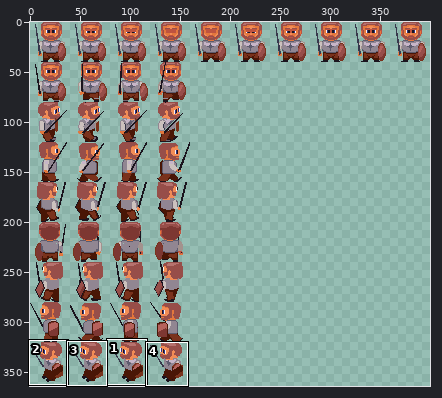
Sprite sheet, stored at images/warrior.png. Above: a wide view before the commit, with the close-up outlined.
Close-up. Earlier state:
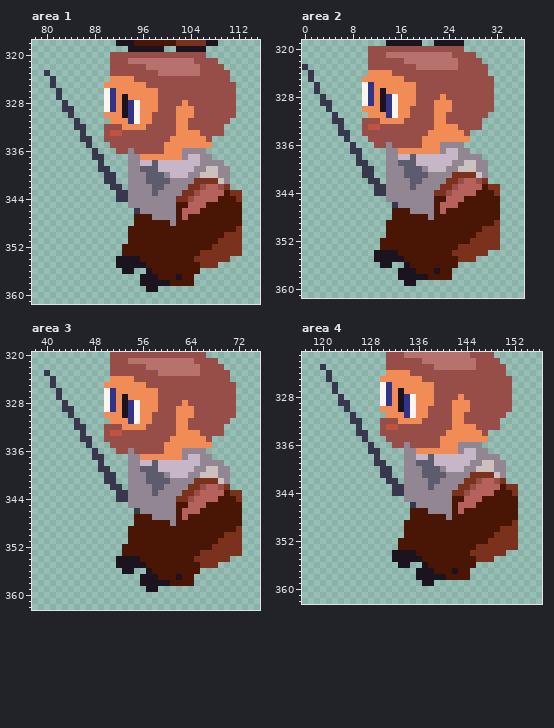
The file is 400x400 pixels. Shown: area 1: x 78..115, y 318..361; area 2: x 0..36, y 319..361; area 3: x 38..75, y 320..362; area 4: x 117..156, y 321..362. The wide view leaves out empty margins.
The same view after the edit:
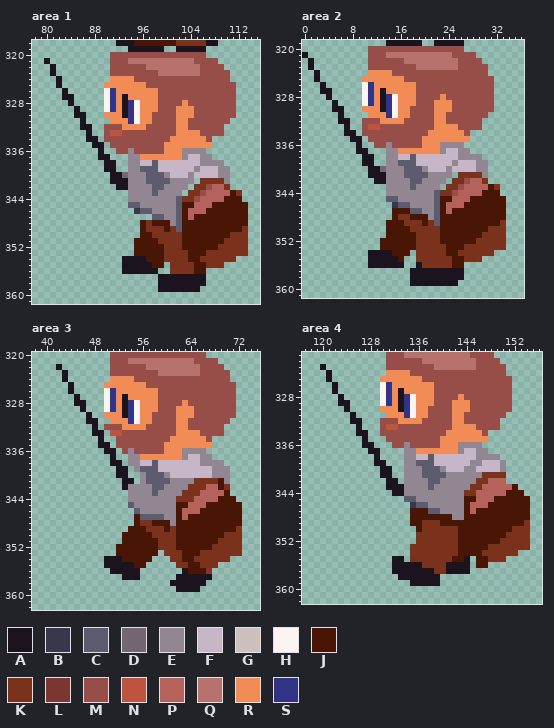
Palette (. is transparent): A #1b141e  B #38384c  C #5d5b6e  D #726773  E #918692  F #c7b5c8  G #ccc1be  H #fdf5f1  J #491606  K #7a321c  L #7d3732  M #974e49  N #be5340  P #b6625c  Q #b7726e  R #f28c56  S #303386
Commit message: Warrior walk complete
Edits made:
Area 1:
y 321: x 80 . -> A
y 322: x 81 . -> A
y 323: x 80..81 B. -> .A
y 324..325: x 81..82 B. -> .A
y 326: x 82..83 B. -> .A
y 327: x 82..84 B.. -> .AA
y 328: x 83..84 B. -> .A
y 329: x 83..85 BB. -> ..A
y 330: x 84..86 B.. -> .AA
y 331: x 85..86 B. -> .A
y 332: x 85..87 BB. -> .AA
y 333: x 86..87 B. -> .A
y 334: x 86..88 BB. -> .AA
y 335: x 87..89 B.. -> .AA
y 336: x 88..89 B. -> .A
y 337: x 88..90 BB. -> .AA
y 338: x 89..91 B.. -> .AA
y 339: x 89..91 BB. -> .AA; x 106..108 EGG -> FFF
y 340: x 90..93 BB.. -> .AAD; x 105..108 EGGG -> FFFF
y 341: x 90..93 BB.. -> .AAA; x 105 K -> .; x 109 G -> K
y 342: x 91..93 BB. -> .AA; x 104 K -> .; x 106..107 MP -> KM; x 109 M -> P
y 343: x 92..93 BB -> ..; x 103 K -> .; x 105..106 MP -> KM; x 110..111 JK -> PJ
y 344: x 92..93 BB -> ..; x 102 K -> C; x 104..105 MP -> KM; x 109 J -> P; x 112 K -> J
y 345: x 94..95 EE -> CC; x 102 J -> C; x 104 P -> J; x 107 J -> P; x 113 . -> J
y 346: x 96..97 EE -> CC; x 102..103 JP -> CJ; x 106 J -> P; x 113 . -> J
y 347: x 95..99 JJJEE -> ...CC; x 102..104 JPJ -> CJP; x 113 . -> J
y 348: x 95 J -> .; x 97 J -> K; x 102 J -> C; x 113 . -> J
y 349: x 94..95 JJ -> ..; x 97..99 JJJ -> KKK; x 101..102 JJ -> KC; x 112..113 K. -> JK
y 350: x 94..95 JJ -> ..; x 98..102 JJJJJ -> KKKKK; x 110 K -> J; x 113 . -> K
y 351: x 94 J -> .; x 99..102 JJJJ -> KKKK; x 109 K -> J; x 113 . -> K
y 352: x 93..94 JJ -> ..; x 100..102 JJJ -> KKK; x 108 K -> J; x 113 . -> K
y 353: x 93..94 JJ -> ..; x 100..103 JJJJ -> KKKK; x 106 K -> J; x 113 . -> K
y 354: x 92 A -> .; x 96 J -> A; x 100..103 JJJJ -> KKKK; x 105 K -> J; x 111 . -> K
y 355: x 92 A -> .; x 97 J -> A; x 100..104 JJJJJ -> .KKKK; x 106 K -> J; x 109 . -> K
y 356: x 95..96 .. -> AA; x 98..104 JJJJJJJ -> A..KKKK; x 106 . -> J
y 357: x 96..101 AAAJJJ -> ...AAA; x 103..106 JJ.. -> AAAA
y 358: x 96..98 AAA -> ...; x 101..106 JJJJ.. -> AAAAAA
y 359: x 97..105 AA....... -> ..AAAAAAA
Area 2:
y 321: x 0 . -> A
y 322: x 1 . -> A
y 323: x 0..1 B. -> .A
y 324..325: x 1..2 B. -> .A
y 326: x 2..3 B. -> .A
y 327: x 2..4 B.. -> .AA
y 328: x 3..4 B. -> .A
y 329: x 3..5 BB. -> ..A
y 330: x 4..6 B.. -> .AA
y 331: x 5..6 B. -> .A
y 332: x 5..7 BB. -> .AA
y 333: x 6..7 B. -> .A
y 334: x 6..8 BB. -> .AA
y 335: x 7..9 B.. -> .AA
y 336: x 8..9 B. -> .A
y 337: x 8..10 BB. -> .AA
y 338: x 9..11 B.. -> .AA
y 339: x 9..11 BB. -> .AA; x 26..28 EGG -> FFF
y 340: x 10..13 BB.. -> .AAD; x 25..28 EGGG -> FFFF
y 341: x 10..13 BB.. -> .AAA; x 25 K -> .; x 29 G -> K
y 342: x 11..13 BB. -> .AA; x 24 K -> .; x 26..27 MP -> KM; x 29 M -> P
y 343: x 12..13 BB -> ..; x 23 K -> .; x 25..26 MP -> KM; x 30..31 JK -> PJ
y 344: x 12..13 BB -> ..; x 22 K -> C; x 24..25 MP -> KM; x 29 J -> P; x 32 K -> J
y 345: x 14..15 EE -> CC; x 22 J -> C; x 24 P -> J; x 27 J -> P; x 33 . -> J
y 346: x 16..17 EE -> CC; x 22..23 JP -> CJ; x 26 J -> P; x 33 . -> J
y 347: x 18..19 EE -> CC; x 22..24 JPJ -> CJP; x 33 . -> J
y 348: x 16..17 JJ -> KK; x 22 J -> C; x 33 . -> J
y 349: x 17..19 JJJ -> KKK; x 21..22 JJ -> KC; x 32..33 K. -> JK
y 350: x 18..22 JJJJJ -> KKKKK; x 30 K -> J; x 33 . -> K
y 351: x 19..22 JJJJ -> KKKK; x 29 K -> J; x 33 . -> K
y 352: x 19..22 JJJJ -> KKKK; x 28 K -> J; x 33 . -> K
y 353: x 19..23 JJJJJ -> KKKKK; x 26 K -> J; x 33 . -> K
y 354: x 11 . -> A; x 15 A -> J; x 18..23 JJJJJJ -> .KKKKK; x 25 K -> J; x 31 . -> K
y 355: x 11 . -> A; x 16..24 AJJJJJJJJ -> J..KKKKKK; x 26 K -> J; x 29 . -> K
y 356: x 11..12 .. -> AA; x 15..24 ..AJJJJJJJ -> AA..AKKKKK; x 26 . -> J
y 357: x 16..17 AA -> ..; x 19..21 JJJ -> AAA; x 23..26 JJ.. -> AAAA
y 358: x 16..17 AA -> ..; x 21..26 JJJJ.. -> AAAAAA
y 359: x 17 A -> .; x 19..25 ....... -> AAAAAAA
Area 3:
y 322: x 42 . -> A
y 323: x 40 B -> .; x 43 . -> A
y 324: x 41 B -> .; x 43 . -> A
y 325: x 41 B -> .; x 44 . -> A
y 326: x 42 B -> .; x 44 . -> A
y 327: x 42 B -> .; x 45 . -> A
y 328: x 43 B -> .; x 45..46 .. -> AA
y 329: x 43..44 BB -> ..; x 46 . -> A
y 330: x 44 B -> .; x 47 . -> A
y 331: x 45 B -> .; x 47..48 .. -> AA
y 332: x 45..46 BB -> ..; x 48 . -> A
y 333: x 46 B -> .; x 48..50 ..M -> AA.
y 334: x 46..47 BB -> ..; x 49..51 .MM -> A..
y 335: x 47 B -> .; x 49..51 ..M -> AA.
y 336: x 48 B -> .; x 50..52 ..M -> AA.
y 337: x 48..49 BB -> ..; x 51 . -> A
y 338: x 49 B -> .; x 51..52 .. -> AA
y 339: x 49..50 BB -> ..; x 52..54 ..E -> AA.; x 65..68 EEGG -> FFFE
y 340: x 50..55 BB..EE -> ..AA..; x 64..68 EEGGG -> FFFFE
y 341: x 50..51 BB -> ..; x 53..55 .EE -> AA.; x 69 G -> J
y 342: x 51..53 BB. -> ..A; x 66 M -> K; x 69 M -> J
y 343: x 52..53 BB -> ..; x 65 M -> K; x 71..72 KK -> ..
y 344: x 52..53 BB -> ..; x 64 M -> K; x 72 K -> .
y 345: x 54 E -> C
y 346: x 55 B -> C
y 347: x 56..59 JJEE -> CCCC
y 348: x 56..57 JJ -> KK
y 349: x 57..59 JJJ -> KKK; x 61 J -> K
y 350: x 53 . -> J; x 58..61 JJJJ -> KKKK
y 351: x 53 . -> J; x 59..61 JJJ -> KKK
y 352: x 52 . -> J; x 59..61 JJJ -> KKK
y 353: x 52 . -> J; x 59..62 JJJJ -> .KKK
y 354: x 50..51 .. -> AA; x 53..55 AAA -> JJJ; x 58..62 JJJJJ -> ...KK
y 355: x 50..51 .. -> AA; x 55..63 AAJJJJJJJ -> JJ.....KK
y 356: x 51..52 .. -> AA; x 55 . -> A; x 57..63 AJJJJJJ -> ......A; x 66..67 .. -> JL
y 357: x 53..61 ...AAAJJJ -> AAA......; x 63..67 JJ... -> AAAAA
y 358: x 56..66 AAAAAJJJJ.. -> .....AAAAAA
y 359: x 57..58 AA -> ..; x 62..65 .... -> AAAA
Area 4:
y 323: x 120 B -> A
y 324..325: x 121 B -> A
y 326..327: x 122 B -> A
y 328: x 123 B -> A
y 329: x 123..124 BB -> AA
y 330: x 124 B -> A
y 331: x 125 B -> A
y 332: x 125..126 BB -> AA
y 333: x 126 B -> A
y 334: x 126..127 BB -> AA
y 335: x 127 B -> A
y 336: x 127..128 .B -> AA
y 337: x 128..129 BB -> AA
y 338: x 129 B -> A
y 339: x 129..130 BB -> AA; x 147..149 GGE -> FFF
y 340: x 130..131 BB -> AA; x 146..149 GGGE -> FFFF
y 341: x 130..131 BB -> AA; x 145..146 KK -> EE; x 149..150 GE -> KK
y 342: x 131..132 BB -> AA; x 144..147 KKMP -> EEKK; x 149..150 MK -> PP
y 343: x 131..133 .BB -> AAA; x 143..146 KKMP -> EEKK; x 150..152 JKK -> PPJ
y 344: x 132..133 BB -> AA; x 142..145 KKMP -> EEKK; x 149..150 JJ -> PP; x 152..153 K. -> JJ
y 345: x 134..135 EE -> CC; x 142..145 JJPP -> EEJJ; x 147..148 JJ -> PP; x 153..154 .. -> JJ
y 346: x 136..137 EE -> CC; x 142..144 JPP -> EEJ; x 146..147 JJ -> PP; x 153..154 .. -> JJ
y 347: x 138..139 EE -> CC; x 142..143 JP -> EE; x 145 J -> P; x 153..154 .. -> JJ
y 348: x 141..143 EJJ -> JEE; x 153..154 .. -> JJ
y 349: x 134 J -> .; x 137..139 JJJ -> KKK; x 152..154 K.. -> JJK
y 350: x 134..135 JJ -> ..; x 137..142 JJJJJJ -> KKKKKK; x 150..151 KK -> JJ; x 153..154 .. -> KK
y 351: x 134..142 JJJJJJJJJ -> ..KKKKKKK; x 149..150 KK -> JJ; x 153..154 .. -> KK
y 352: x 133..142 JJJJJJJJJJ -> ...KKKKKKK; x 148..149 KK -> JJ; x 153..154 .. -> KK
y 353: x 133..142 JJJJJJJJJJ -> ..KKKKKKKK; x 146..147 KK -> JJ; x 153..154 .. -> KK
y 354: x 132..142 AAAAJJJJJJJ -> ...KKKKKKKK; x 145..146 KK -> JJ; x 151..152 .. -> KK
y 355: x 134..141 AAAJJJJJ -> .KKKKKKK; x 144..147 JJKK -> A.JJ; x 149..150 .. -> KK
y 356: x 132 . -> A; x 135..147 ..AJJJJJJJJ.. -> AAKKKKAAAA.JJ
y 357: x 132..135 .... -> AAAA; x 139..141 JJJ -> KKA; x 143..144 JJ -> AA
y 358: x 133..135 ... -> AAA; x 140..144 AJJJJ -> .....
y 359: x 135..136 .. -> AA; x 139 . -> A
Boxes around the changes in both close-ups, in picture pixels (x1, y1, x2, y2):
changed: (44, 58, 248, 292)
changed: (302, 52, 506, 286)
changed: (44, 364, 242, 592)
changed: (320, 364, 530, 586)
